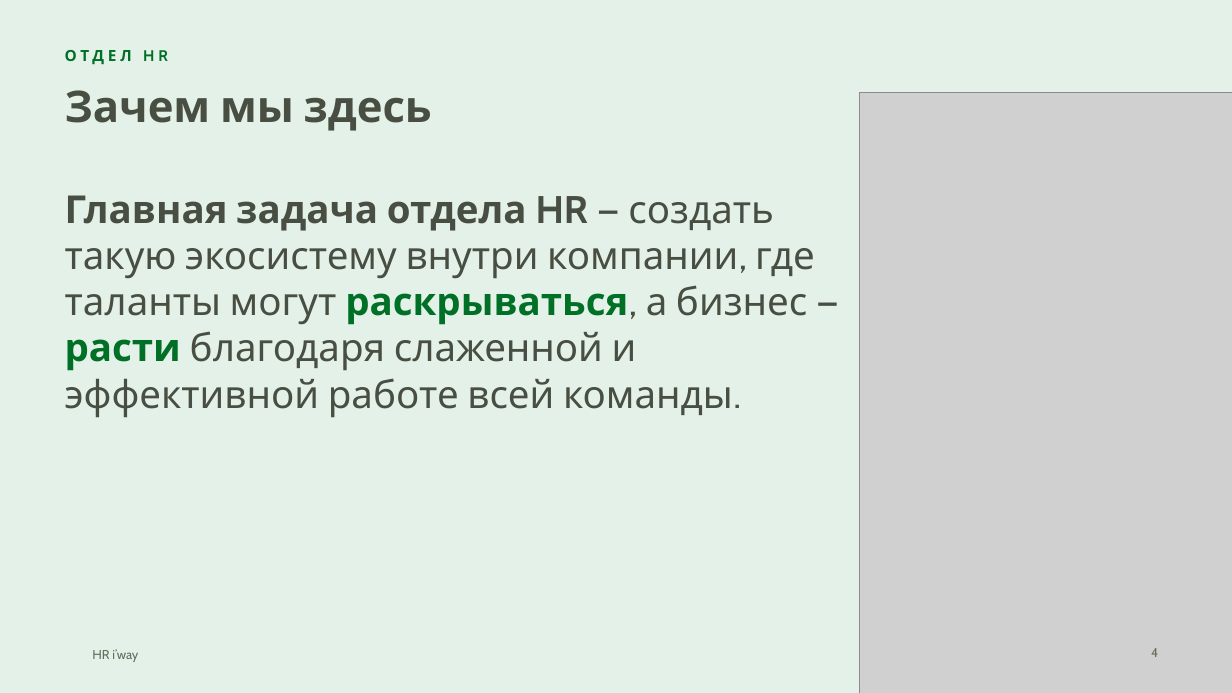
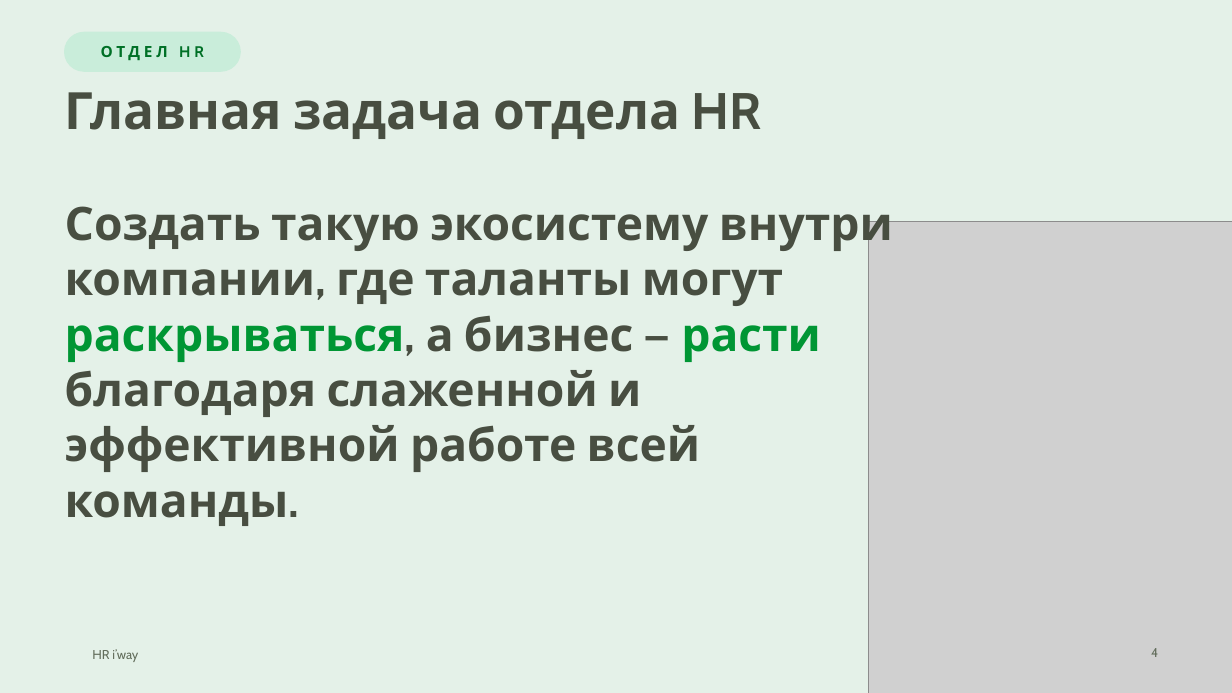
Before and after one commit to hriwayhr/HR-projects, a slide deck: slide 4 of presentations/HR-iway-onboarding-2026.pptx. Drawn at 1232x693 pixels with LibreOffice and Linux fonts; fonts in the diff are those of the drawing; grey boxes stand for pictures; background and template pictures are left out. Boxes give left, top, right and bottom in pixels: in the first picture for what was removed or moved away, otherwise in the second. Text is boxed around its words. In the diff, an @@ line names an element or a change of style, - is before the commit and + after.

```diff
--- a/presentations/HR-iway-onboarding-2026.pptx
+++ b/presentations/HR-iway-onboarding-2026.pptx
@@ text "ОТДЕЛ HR": place and size @@
-text "ОТДЕЛ HR" at [65,50,168,65]
+text "ОТДЕЛ HR" at [101,46,204,61]
@@ text "ОТДЕЛ HR" at [101,46,204,61]: alignment left to centre; vertical alignment top to middle @@
@@ rounded rectangle added at [65,32,240,71], fill #C9EDDA, outline #C9EDDA 1 pt @@
@@ title removed at [65,90,432,131] @@
-Зачем мы здесь
@@ title added at [65,92,762,139], 40 pt, text #484E41, bold @@
+Главная задача отдела HR
@@ text at [65,206,893,526]: text changed; size 30 to 36 pt; bold on @@
-Главная задача отдела HR — создать такую экосистему внутри компании, где таланты могут раскрываться, а бизнес — расти благодаря слаженной и эффективной работе всей команды.
+Создать такую экосистему внутри компании, где таланты могут раскрываться, а бизнес — расти благодаря слаженной и эффективной работе всей команды.
@@ picture: place and size @@
-picture at [860,92,1232,693]
+picture at [869,222,1232,693]
```
Also in this commit, not shown: 27 other slides changed, 4 other files.
